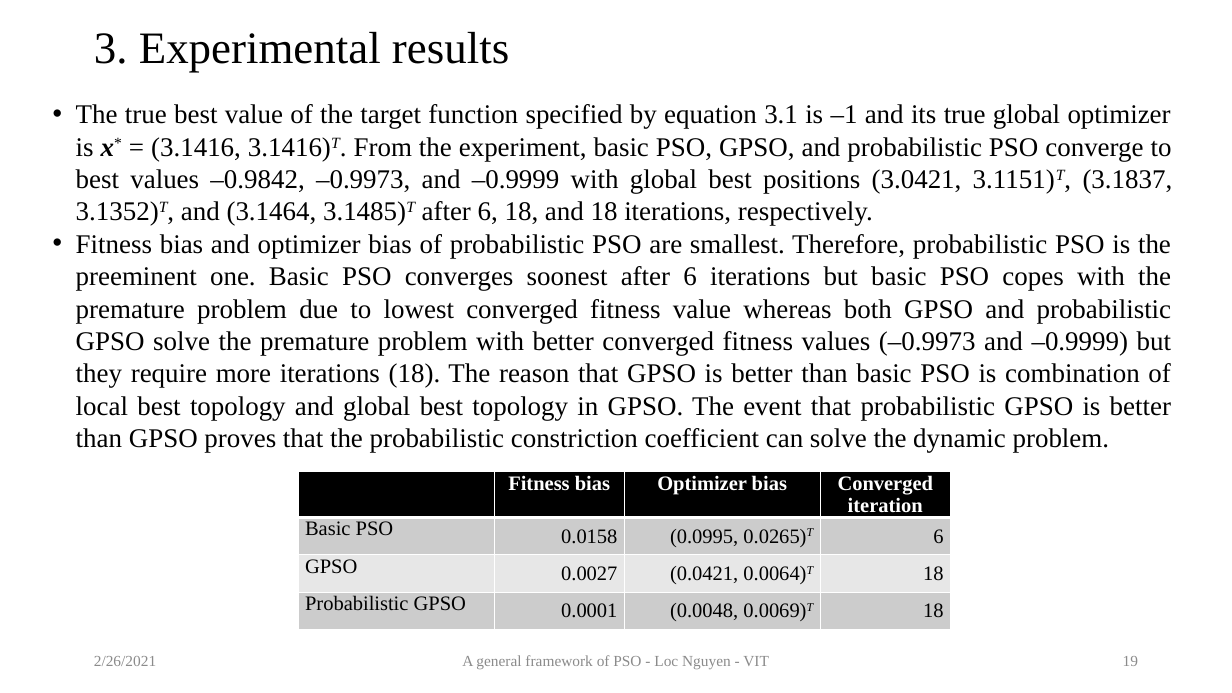
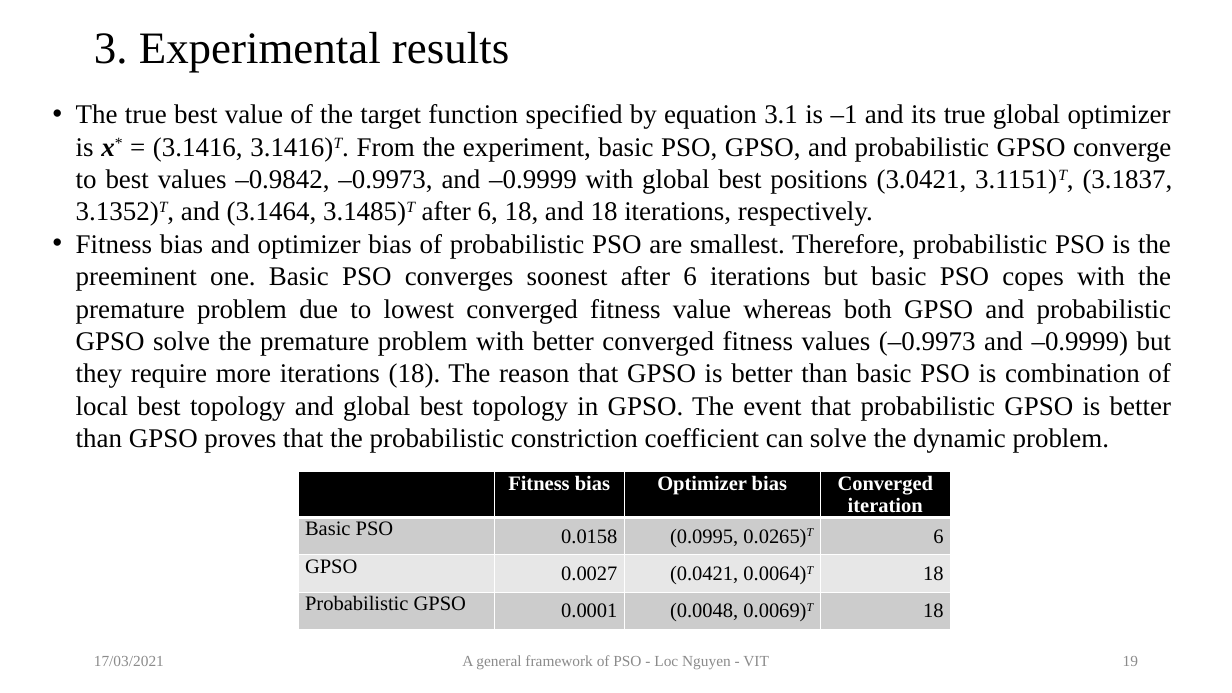
Before and after one commit to locnguyenacademic/sim, a slide deck: slide 19 of 2_design/pso/GeneralPSO.pptx. Drawn at 1232x693 pixels with LibreOffice and Linux fonts; fonts in the diff are those of the drawing. Boxes give left, top, right and bottom in pixels: in the first picture for what was removed or moved away, otherwise in the second. Text is boxed around its words. In the diff, an @@ line names an element or a change of style, - is before the commit and + after.

```diff
--- a/2_design/pso/GeneralPSO.pptx
+++ b/2_design/pso/GeneralPSO.pptx
@@ text at (76,104,1173,226): text changed @@
-• The true best value of the target function specified by equation 3.1 is –1 and its true global optimizer is x* = (3.1416, 3.1416)T. From the experiment, basic PSO, GPSO, and probabilistic PSO converge to best values –0.9842, –0.9973, and –0.9999 with global best positions (3.0421, 3.1151)T, (3.1837, 3.1352)T, and (3.1464, 3.1485)T after 6, 18, and 18 iterations, respectively.
+• The true best value of the target function specified by equation 3.1 is –1 and its true global optimizer is x* = (3.1416, 3.1416)T. From the experiment, basic PSO, GPSO, and probabilistic GPSO converge to best values –0.9842, –0.9973, and –0.9999 with global best positions (3.0421, 3.1151)T, (3.1837, 3.1352)T, and (3.1464, 3.1485)T after 6, 18, and 18 iterations, respectively.
@@ text at (94,656,164,666): text changed @@
-2/26/2021
+17/03/2021
```
Also in this commit, not shown: 21 other slides changed, 1 other file.
